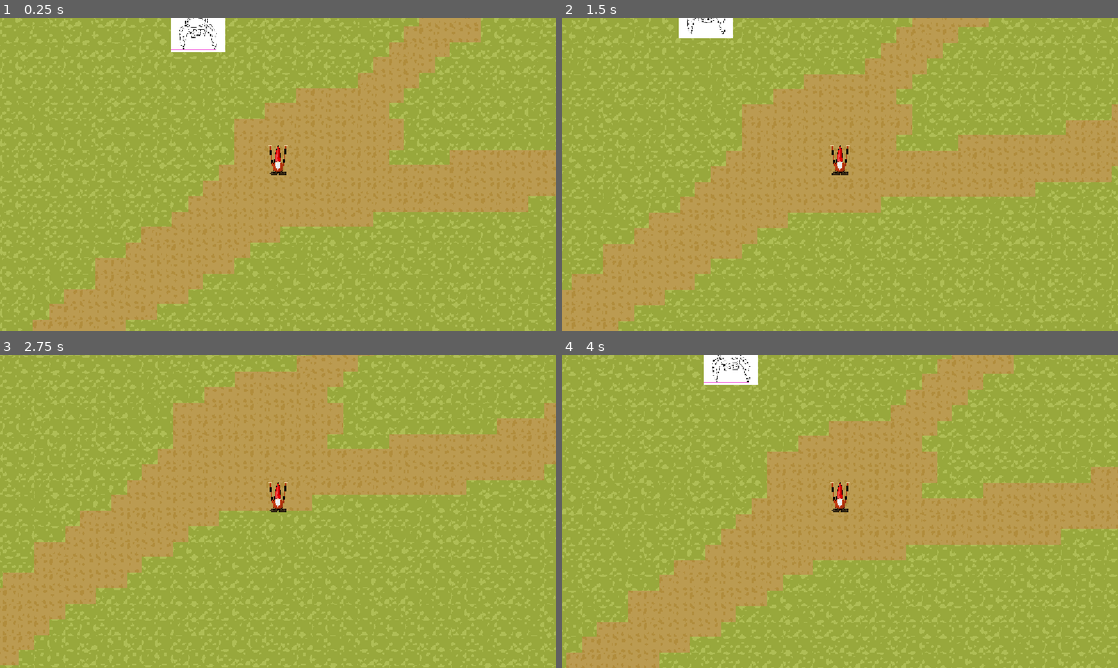
Above: before the commit, frames 1-4 (two rows, left to right).
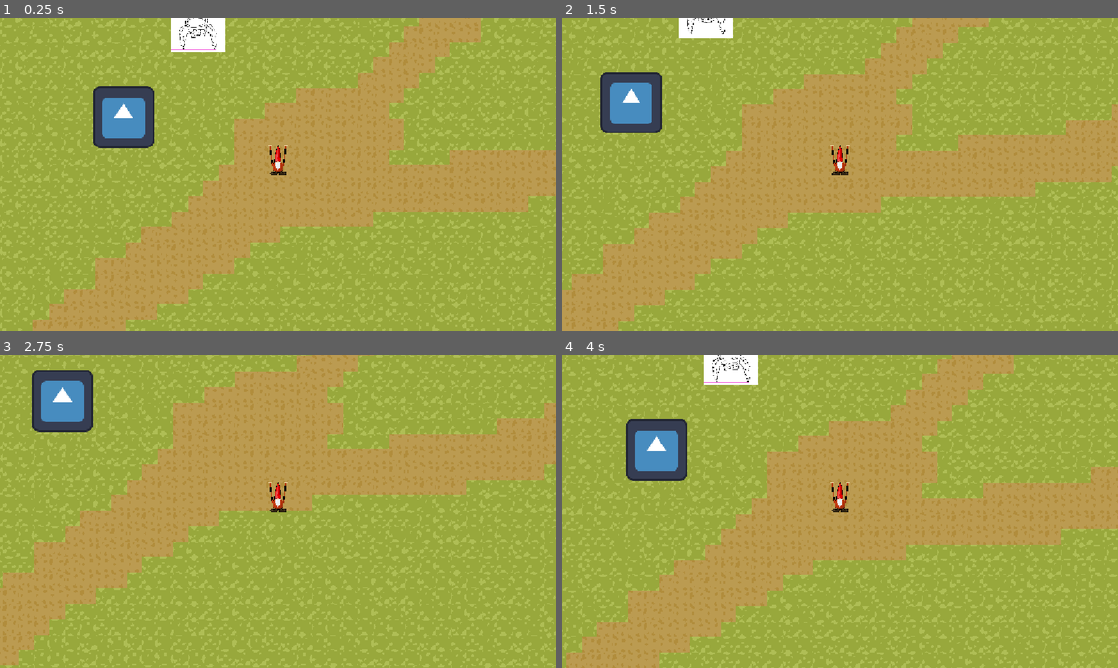
Above: after the commit, the same moments.

Repository: A-Random-Panda/Cataclysmic-Bonsai
Game: Godot game, scene res://scenes/main.tscn
Same seed, same stepped clock (60 frames per second), same inputs: the game is played once before the commit and once after it. The engine's default icon, where the game draws it, is replaced by a stand-in: a white triangle on a blue panel in a dark square.
Inputs:
- Up to frame 1 (0.25 s): no input
- Up to frame 2 (1.5 s): tap Enter at 0.5 s; hold D (right) 0.53-1.28 s; hold Down (down) from 1.28 s (still down)
- Up to frame 3 (2.75 s): release Down (down) at 2.03 s; hold D (right) from 2.03 s (still down)
- Up to frame 4 (4 s): release D (right) at 2.78 s; hold W (up) 2.78-3.53 s; hold A (left) from 3.53 s (still down)

The runs differ from the first frame. In frame 1, 2.1% of the frame differs, in the area x 16-28%, y 21-42%; in frame 2, 2.1%; in frame 3, 2.2%; in frame 4, 2.2%, in the area x 11-23%, y 20-41%.

Commit message:
deleted bonsaipot.tscn, added tasks and a testing scene

Diff:
--- a/scenes/bonsaipot.tscn
+++ /dev/null
@@ -1,3 +0,0 @@
-[gd_scene format=3 uid="uid://p1d38f0jvt7q"]
-
-[node name="Bonsaipot" type="Node2D" unique_id=390678372]
--- a/scenes/main.tscn
+++ b/scenes/main.tscn
@@ -6,6 +6,7 @@
 [ext_resource type="Texture2D" uid="uid://dw4pvpfvhu5qa" path="res://assets/gnome-pixilart.png" id="4_85g3d"]
 [ext_resource type="PackedScene" uid="uid://b6kmtyy8jsxb2" path="res://scenes/player.tscn" id="5_choun"]
 [ext_resource type="PackedScene" uid="uid://b6dqpa8i7xuys" path="res://scenes/Bonsai_Pot.tscn" id="6_ya4ey"]
+[ext_resource type="PackedScene" uid="uid://d3trq7iany6vo" path="res://scenes/water_task_test.tscn" id="7_o6xl0"]
 
 [sub_resource type="TileSetAtlasSource" id="TileSetAtlasSource_lquwl"]
 texture = ExtResource("1_tefeu")
@@ -91,3 +92,8 @@
 
 [node name="BonsaiPot" parent="." unique_id=263233055 instance=ExtResource("6_ya4ey")]
 position = Vector2(-156, -254)
+h_meter = 200.0
+
+[node name="WaterTaskTest" parent="." unique_id=1327654078 instance=ExtResource("7_o6xl0")]
+z_index = 203
+position = Vector2(-317, -124)
--- a/scenes/player.tscn
+++ b/scenes/player.tscn
@@ -14,9 +14,16 @@
 "speed": 5.0
 }]
 
+[sub_resource type="RectangleShape2D" id="RectangleShape2D_tdlnn"]
+size = Vector2(39, 63)
+
 [node name="Player" type="CharacterBody2D" unique_id=1817752149]
 script = ExtResource("1_4flbx")
 
 [node name="AnimatedSprite2D" type="AnimatedSprite2D" parent="." unique_id=2125743195]
 position = Vector2(2, -30)
 sprite_frames = SubResource("SpriteFrames_vemod")
+
+[node name="CollisionShape2D" type="CollisionShape2D" parent="." unique_id=795583408]
+position = Vector2(0.5, -28.5)
+shape = SubResource("RectangleShape2D_tdlnn")
--- a/scenes/water_task_test.tscn
+++ b/scenes/water_task_test.tscn
@@ -1,3 +1,16 @@
 [gd_scene format=3 uid="uid://d3trq7iany6vo"]
 
-[node name="WaterTaskTest" type="Node2D" unique_id=1467439871]
+[ext_resource type="Texture2D" uid="uid://bv867f4nigpxa" path="res://assets/icon.svg" id="1_joun6"]
+[ext_resource type="Script" uid="uid://bc7exyp5nohx4" path="res://scripts/water_task_test.gd" id="1_oemsf"]
+
+[node name="WaterTaskTest" type="Area2D" unique_id=1327654078]
+script = ExtResource("1_oemsf")
+
+[node name="Icon" type="Sprite2D" parent="." unique_id=2126010103]
+position = Vector2(4, 4)
+texture = ExtResource("1_joun6")
+
+[node name="CollisionPolygon2D" type="CollisionPolygon2D" parent="." unique_id=150036537]
+polygon = PackedVector2Array(66, -56, 69, 64, -59, 66, -57, -57)
+
+[connection signal="body_entered" from="." to="." method="_on_body_entered"]
--- a/scripts/bonsai_pot.gd
+++ b/scripts/bonsai_pot.gd
@@ -3,18 +3,21 @@
 @export var water_game:PackedScene
 @export var music_game:PackedScene
 @export var forest_game:PackedScene
-signal task_finished(finished:bool)
+signal task_finished()
 
-@onready var tasks = task.new()
+func _ready():
+	var tasks = task.new()
+	tasks.assign(get_node("Label"))
 
 # Called every frame. 'delta' is the elapsed time since the previous frame.
 func _process(delta: float) -> void:
 	h_meter -= delta
-	tasks.assign(get_node("Label"))
-func _on_task_finished(finished:bool) -> void:
+	if h_meter < 0:
+		get_node("Label").text = "Dead"
+func _on_task_finished() -> void:
 	if h_meter + 50 < 200:
 		h_meter += 50
 	else:
-		scale.x +=  h_meter+50-200
-		scale.y +=  h_meter+50-200
+		scale.x +=  (h_meter+50-200)/1000
+		scale.y +=  (h_meter+50-200)/1000
 		h_meter = 200
--- a/scripts/player.gd
+++ b/scripts/player.gd
@@ -8,14 +8,16 @@
 	var tile = get_tile()
 	if tile == "road":
 		speed = 150
-		print('road')
+		#print('road')
 	elif tile == "water":
-		print('cry')
+		pass
+		#print('cry')
 	elif tile  == "grass":
-		print('grass')
+		#print('grass')
 		speed = 20
 	else:
-		print("code does run")
+		#print("code does run")
+		pass
 
 	movement()
 	move_and_slide()
--- /dev/null
+++ b/scripts/water_task_test.gd
@@ -0,0 +1,16 @@
+extends Area2D
+
+
+# Called when the node enters the scene tree for the first time.
+func _ready() -> void:
+	pass # Replace with function body.
+
+
+# Called every frame. 'delta' is the elapsed time since the previous frame.
+func _process(delta: float) -> void:
+	pass
+
+func _on_body_entered(body: Node2D) -> void:
+	if body == get_tree().current_scene.get_node("Player"):
+		get_tree().current_scene.get_node("BonsaiPot").emit_signal("task_finished")
+	print(body)
Not shown, added: scripts/water_task_test.gd.uid
